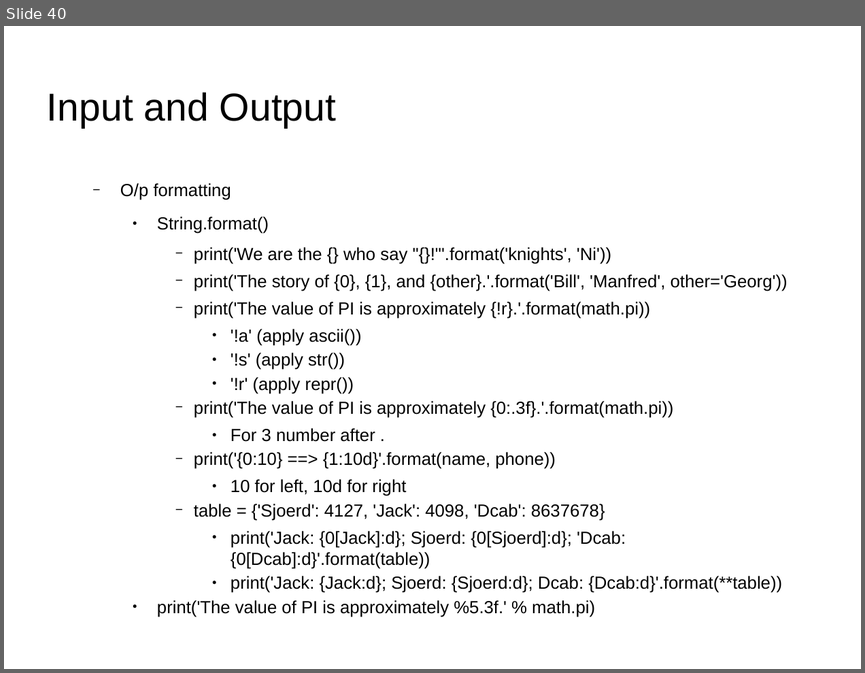
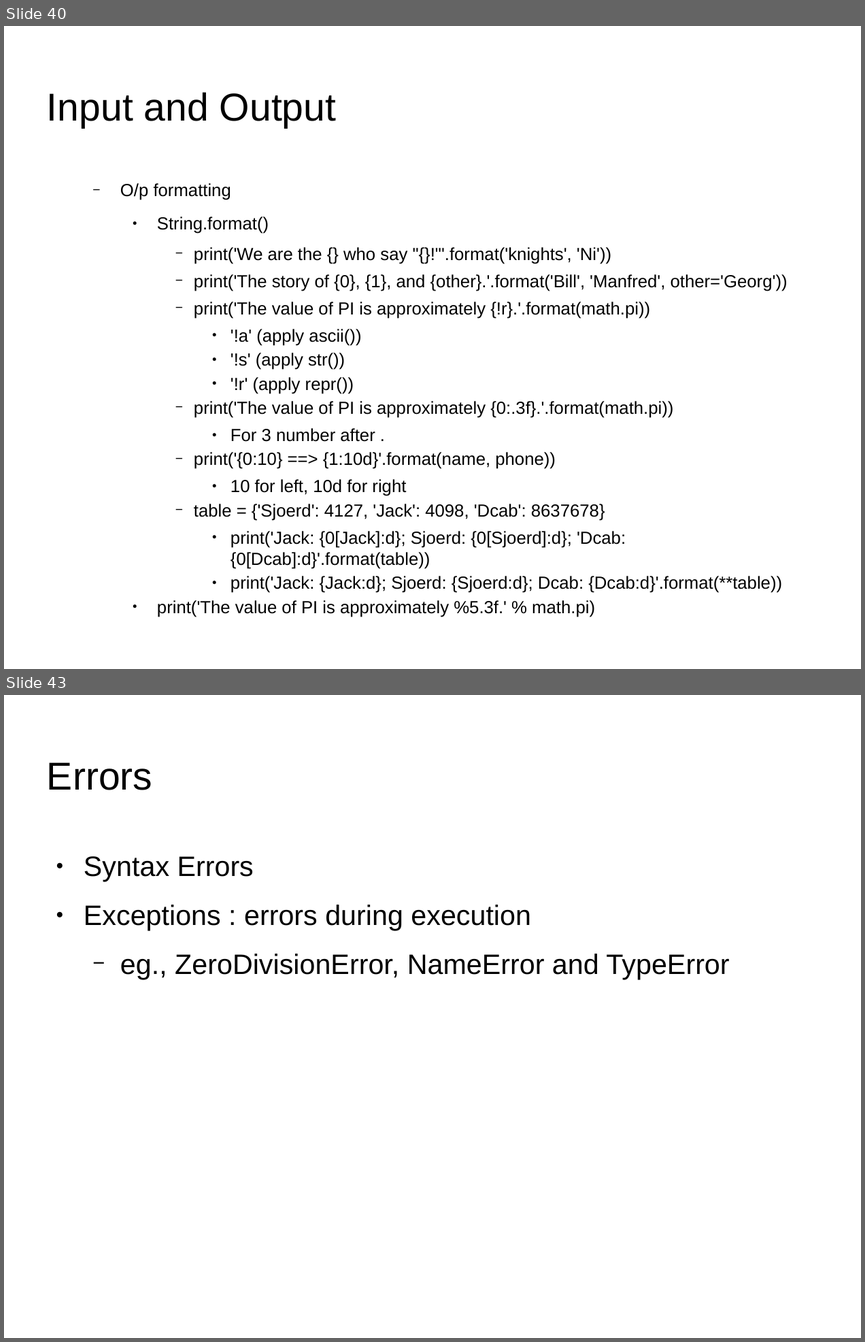
Before and after one commit to shikha-desai/Internship_PreWork, a slide deck: Python/Python_Notes.odp. Shown one above the other, each under a label of ours: slide 40 before the commit, slides 40 and 43 after it; the slides between them are not shown. The pictures are 865x673 and 865x1342 pixels, drawn with LibreOffice and Linux fonts; fonts in the diff are those of the drawing; background and template pictures are left out. Boxes give left, top, right and bottom in pixels: in the first picture for what was removed or moved away, otherwise in the second. Text is boxed around its words. In the diff, an @@ line names an element or a change of style, - is before the commit and + after.

```diff
--- a/Python/Python_Notes.odp
+++ b/Python/Python_Notes.odp
@@ slide 43 added at (4,695,861,1338), background picture (left out) @@
@@ title added at (47,762,152,790), 36 pt, text #000000 @@
+Errors
@@ text added at (84,856,729,979), 26 pt, text #000000 @@
+● Syntax Errors
+● Exceptions : errors during execution
+  − eg., ZeroDivisionError, NameError and TypeError
```
Also in this commit, not shown: 14 other slides added, 2 other files.
